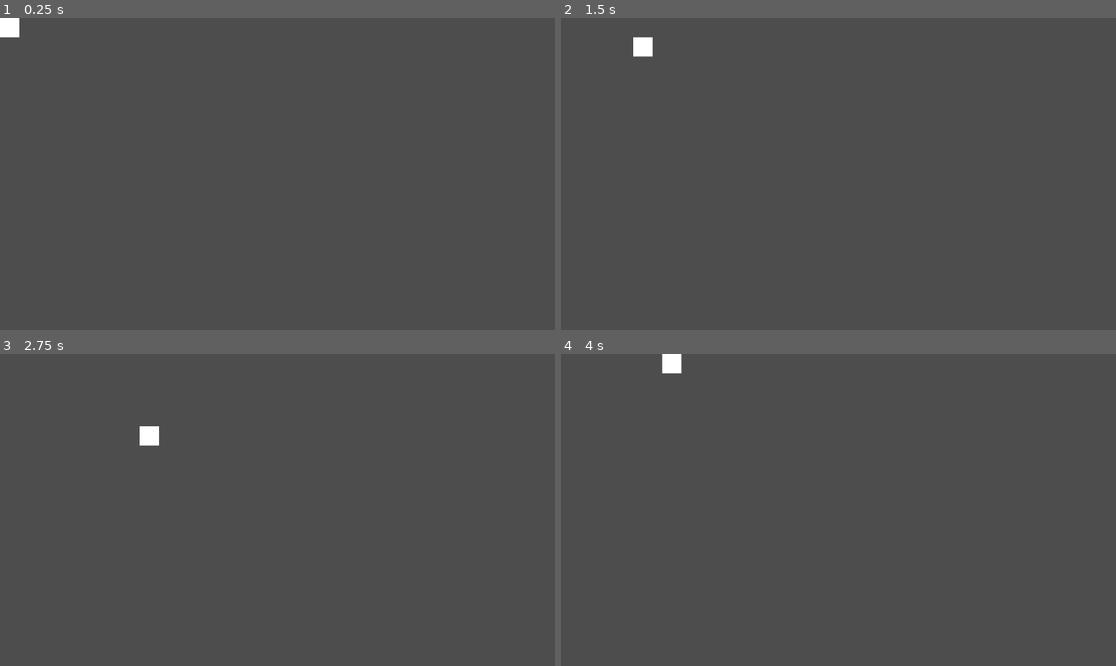
Above: before the commit, frames 1-4 (two rows, left to right).
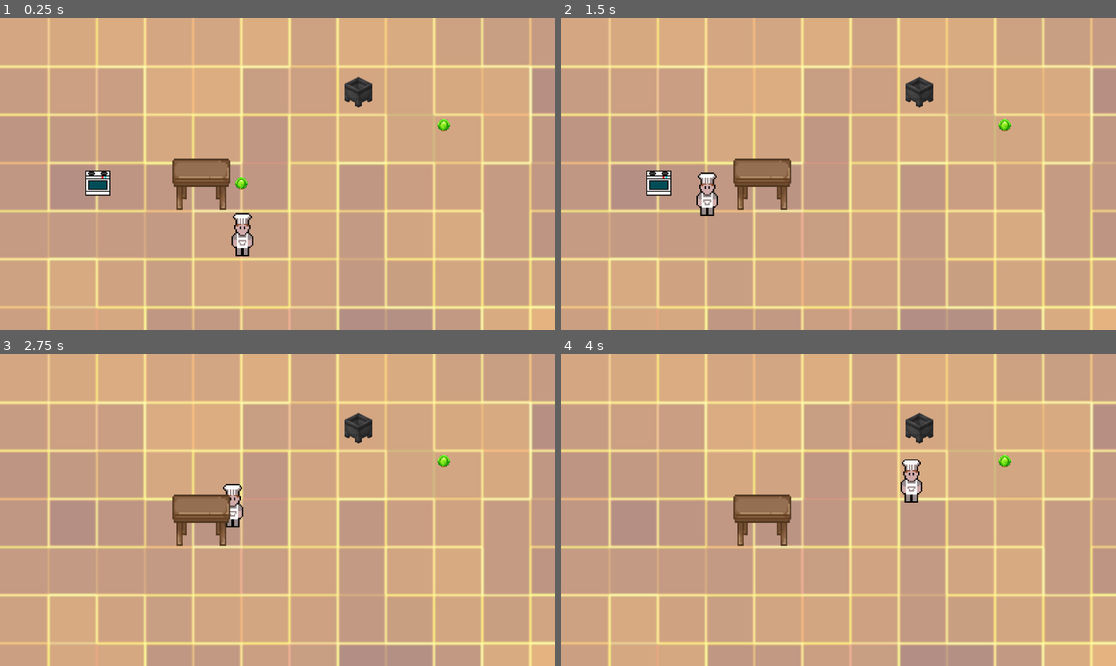
Above: after the commit, the same moments.

Repository: Wakeless-Ry/Overcooked-minimaliste
Game: Godot game, scene res://world.tscn
Two runs of this game, one before a commit and one after it. Both use one fixed random seed, a clock stepped at 60 frames per second and the inputs below.
Inputs:
- Up to frame 1 (0.25 s): no input
- Up to frame 2 (1.5 s): hold Right (ui_right) 0.53-1.28 s; hold Down (ui_down) from 1.28 s (still down)
- Up to frame 3 (2.75 s): release Down (ui_down) at 2.03 s; hold Right (ui_right) from 2.03 s (still down)
- Up to frame 4 (4 s): release Right (ui_right) at 2.78 s; hold Up (ui_up) 2.78-3.53 s; hold Left (ui_left) from 3.53 s (still down)

The runs differ from the first frame. In frame 1, 100% of the frame differs, in the area x 0-100%, y 0-100%; in frame 2, 100%; in frame 3, 100%; in frame 4, 100%.

Commit message:
Finishing game

Diff:
--- a/color_rect.gd
+++ /dev/null
@@ -1,19 +0,0 @@
-extends ColorRect
-
-@export var speed = 200  # Movement speed in pixels per second
-
-var velocity = Vector2.ZERO
-
-func _physics_process(delta):
-	velocity = Vector2.ZERO
-	if Input.is_action_pressed("ui_right"):
-		velocity.x += 1
-	if Input.is_action_pressed("ui_left"):
-		velocity.x -= 1
-	if Input.is_action_pressed("ui_down"):
-		velocity.y += 1
-	if Input.is_action_pressed("ui_up"):
-		velocity.y -= 1
-
-	velocity = velocity.normalized() * speed
-	position += velocity * delta
--- /dev/null
+++ b/cook.gd
@@ -0,0 +1,31 @@
+extends Node2D
+
+@export var speed = 200  # Movement speed in pixels per second
+var instructions = []
+var target_ingr = null
+
+func _ready():
+	position = Vector2(500, 500)
+
+func _process(delta):
+	if instructions.size() > 0:
+		if !target_ingr:
+			target_ingr = instructions.pop_front()
+
+		var direction = (target_ingr.position - position).normalized()
+		var distance = position.distance_to(target_ingr.position)
+		var step = speed * delta
+
+		if distance > step:
+			position += direction * step
+		else:
+			position = target_ingr.position
+
+		if distance < 64:
+			get_parent().remove_child(target_ingr)
+			target_ingr = null
+	else:
+		get_parent().spawn_new_instructions()
+
+func add_instructions(instr_list):
+	instructions = instr_list
--- /dev/null
+++ b/ingredient.gd
@@ -0,0 +1,15 @@
+extends Node2D
+
+@export var textures: Array[Texture2D] = []
+var texture = null
+
+func _ready():
+	adjust_size(32., textures[randi() % textures.size()])
+
+func adjust_size(size, other):
+	var sprite = $Sprite2D
+	if textures.size() > 0:
+		texture = other
+		sprite.texture = other
+		var aspect_scale = size / sprite.texture.get_size().x
+		sprite.scale = Vector2(aspect_scale, aspect_scale)
--- /dev/null
+++ b/ingredient.tscn
@@ -0,0 +1,14 @@
+[gd_scene load_steps=7 format=3 uid="uid://dsxduajy4lwiu"]
+
+[ext_resource type="Script" uid="uid://darehf17n8fk" path="res://ingredient.gd" id="1_11e83"]
+[ext_resource type="Texture2D" uid="uid://eao6epl851pl" path="res://sprite/ham.png" id="2_n8app"]
+[ext_resource type="Texture2D" uid="uid://dj7l3bpuuca7k" path="res://sprite/pomme.png" id="3_luq5u"]
+[ext_resource type="Texture2D" uid="uid://pth8383hs4x0" path="res://sprite/cabage.png" id="4_21dxx"]
+[ext_resource type="Texture2D" uid="uid://bg0qsm4rrrshx" path="res://sprite/cheese.png" id="5_ngxxb"]
+[ext_resource type="Texture2D" uid="uid://n5jsw1rf25l7" path="res://sprite/carrot.png" id="6_luq5u"]
+
+[node name="Ingredient" type="Node2D"]
+script = ExtResource("1_11e83")
+textures = Array[Texture2D]([ExtResource("2_n8app"), ExtResource("3_luq5u"), ExtResource("4_21dxx"), ExtResource("5_ngxxb"), ExtResource("6_luq5u")])
+
+[node name="Sprite2D" type="Sprite2D" parent="."]
--- a/project.godot
+++ b/project.godot
@@ -14,3 +14,8 @@
 run/main_scene="uid://dwfcasrnq8116"
 config/features=PackedStringArray("4.5", "Forward Plus")
 config/icon="res://icon.svg"
+
+[editor]
+
+version_control/plugin_name="GitPlugin"
+version_control/autoload_on_startup=true
--- /dev/null
+++ b/station.gd
@@ -0,0 +1,15 @@
+extends Node2D
+
+@export var textures: Array[Texture2D] = []
+var texture = null
+
+func _ready():
+	adjust_size(64., textures[randi() % textures.size()])
+
+func adjust_size(size, other):
+	var sprite = $Sprite2D
+	if textures.size() > 0:
+		texture = other
+		sprite.texture = other
+		var aspect_scale = size / sprite.texture.get_size().x
+		sprite.scale = Vector2(aspect_scale, aspect_scale)
--- /dev/null
+++ b/station.tscn
@@ -0,0 +1,12 @@
+[gd_scene load_steps=5 format=3 uid="uid://dncikfhnllhob"]
+
+[ext_resource type="Script" uid="uid://lfvsqml1jk6p" path="res://station.gd" id="1_lu35c"]
+[ext_resource type="Texture2D" uid="uid://c3a2ywyih8rkt" path="res://sprite/gazinière.png" id="2_xmj61"]
+[ext_resource type="Texture2D" uid="uid://d2cpgqe1nqur3" path="res://sprite/chaudron.png" id="3_oblqs"]
+[ext_resource type="Texture2D" uid="uid://bm1ko42wr8fvr" path="res://sprite/planche.png" id="4_k7ugr"]
+
+[node name="Station" type="Node2D"]
+script = ExtResource("1_lu35c")
+textures = Array[Texture2D]([ExtResource("2_xmj61"), ExtResource("3_oblqs"), ExtResource("4_k7ugr")])
+
+[node name="Sprite2D" type="Sprite2D" parent="."]
--- /dev/null
+++ b/table.gd
@@ -0,0 +1,11 @@
+extends Node2D
+
+var texture = null
+
+func _ready():
+	adjust_size(128., null)
+
+func adjust_size(size, _other):
+	var sprite = $Sprite2D
+	var aspect_scale = size / sprite.texture.get_size().x
+	sprite.scale = Vector2(aspect_scale, aspect_scale)
--- /dev/null
+++ b/table.tscn
@@ -0,0 +1,10 @@
+[gd_scene load_steps=3 format=3 uid="uid://53w6i1b8lxd6"]
+
+[ext_resource type="Script" uid="uid://d3ipvic6gxiwi" path="res://table.gd" id="1_jd0nb"]
+[ext_resource type="Texture2D" uid="uid://kof5gsm70t37" path="res://sprite/table.png" id="2_v5i0k"]
+
+[node name="Table" type="Node2D"]
+script = ExtResource("1_jd0nb")
+
+[node name="Sprite2D" type="Sprite2D" parent="."]
+texture = ExtResource("2_v5i0k")
--- /dev/null
+++ b/world.gd
@@ -0,0 +1,62 @@
+extends Node2D
+
+# Preload the square scene
+var ingredient_scene = preload("res://ingredient.tscn")
+var station_scene = preload("res://station.tscn")
+var table_scene = preload("res://table.tscn")
+
+var current_instructions = []
+
+func _ready():
+	spawn_new_instructions()
+
+func spawn_new_instructions() -> void:
+	for element in current_instructions:
+		remove_child(element)
+
+	var amount = (randi() % 6);
+
+	var ingredients = spawn_elements(ingredient_scene, amount)
+	var stations = spawn_elements(station_scene, amount)
+	var table = spawn_element(table_scene)
+
+	var instructions = []
+
+	for i in range(amount + 1):
+		instructions.append(ingredients[i])
+		instructions.append(stations[i])
+
+	instructions.append(table)
+
+	$Cook.add_instructions(instructions)
+
+func faire_list_top(instructions):
+	var left = 600 - (36 * instructions.size()) / 2
+	for i in range(instructions.size()):
+		var instruction = instructions[i]
+		var top = instruction.duplicate()
+		current_instructions.append(top)
+		add_child(top)
+		top.adjust_size(32., instruction.texture)
+		top.position = Vector2(left + 36 * i, 24)
+
+func spawn_elements(scene, amount) -> Array[Node2D]:
+	var result : Array[Node2D] = []
+
+	for i in range(amount + 1):
+		result.append(spawn_element(scene))
+
+	return result
+
+func spawn_element(scene) -> Node2D:
+	var element = scene.instantiate()
+	var screen_size = get_viewport().get_visible_rect().size
+	var random_position = Vector2(
+		(randi() % int(screen_size.x - 200)) + 100,
+		(randi() % int(screen_size.y - 200)) + 100
+	)
+	element.position = random_position
+
+	add_child(element)
+
+	return element
--- a/world.tscn
+++ b/world.tscn
@@ -1,10 +1,21 @@
-[gd_scene load_steps=2 format=3 uid="uid://dwfcasrnq8116"]
+[gd_scene load_steps=5 format=3 uid="uid://dwfcasrnq8116"]
 
-[ext_resource type="Script" uid="uid://bapgn7t6gypyv" path="res://color_rect.gd" id="1_f3sb7"]
+[ext_resource type="Script" uid="uid://bw5m03q1l3rwq" path="res://world.gd" id="1_f3sb7"]
+[ext_resource type="Script" uid="uid://bapgn7t6gypyv" path="res://cook.gd" id="2_fj7yv"]
+[ext_resource type="Texture2D" uid="uid://cpq7grm4b2kvq" path="res://sprite/chef_v1.png" id="2_tlwt5"]
+[ext_resource type="Texture2D" uid="uid://d221sg5yokd4s" path="res://sprite/mosaic_floor.jpg" id="4_aqk2v"]
 
 [node name="World" type="Node2D"]
+script = ExtResource("1_f3sb7")
 
-[node name="ColorRect" type="ColorRect" parent="."]
-offset_right = 40.0
-offset_bottom = 40.0
-script = ExtResource("1_f3sb7")
+[node name="TextureRect" type="TextureRect" parent="."]
+offset_right = 1500.0
+offset_bottom = 1500.0
+texture = ExtResource("4_aqk2v")
+expand_mode = 1
+stretch_mode = 1
+
+[node name="Cook" type="Sprite2D" parent="."]
+scale = Vector2(0.3, 0.3)
+texture = ExtResource("2_tlwt5")
+script = ExtResource("2_fj7yv")
Renamed: color_rect.gd.uid -> cook.gd.uid
Not shown, added: ingredient.gd.uid
Binary file added: sprite/cabage.png
Not shown, added: sprite/cabage.png.import
Binary file added: sprite/carrot.png
Not shown, added: sprite/carrot.png.import
Binary file added: sprite/chaudron.png
Not shown, added: sprite/chaudron.png.import
Binary file added: sprite/cheese.png
Not shown, added: sprite/cheese.png.import
Binary file added: sprite/chef_v1.png
Not shown, added: sprite/chef_v1.png.import
(and 15 more such lines)
